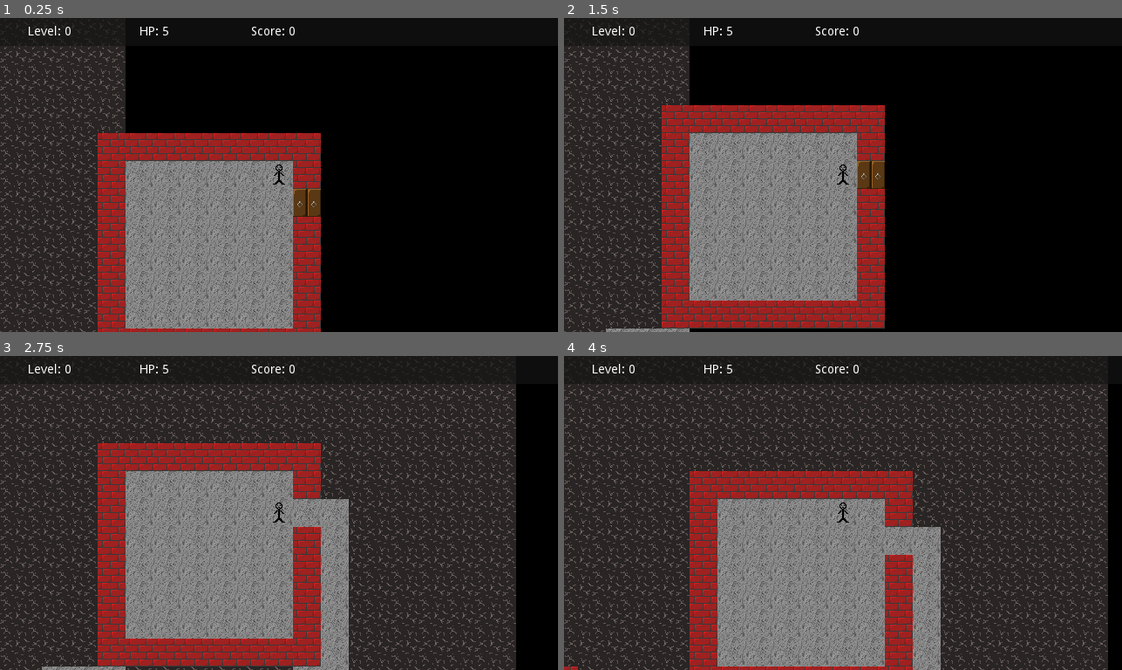
Above: before the commit, frames 1-4 (two rows, left to right).
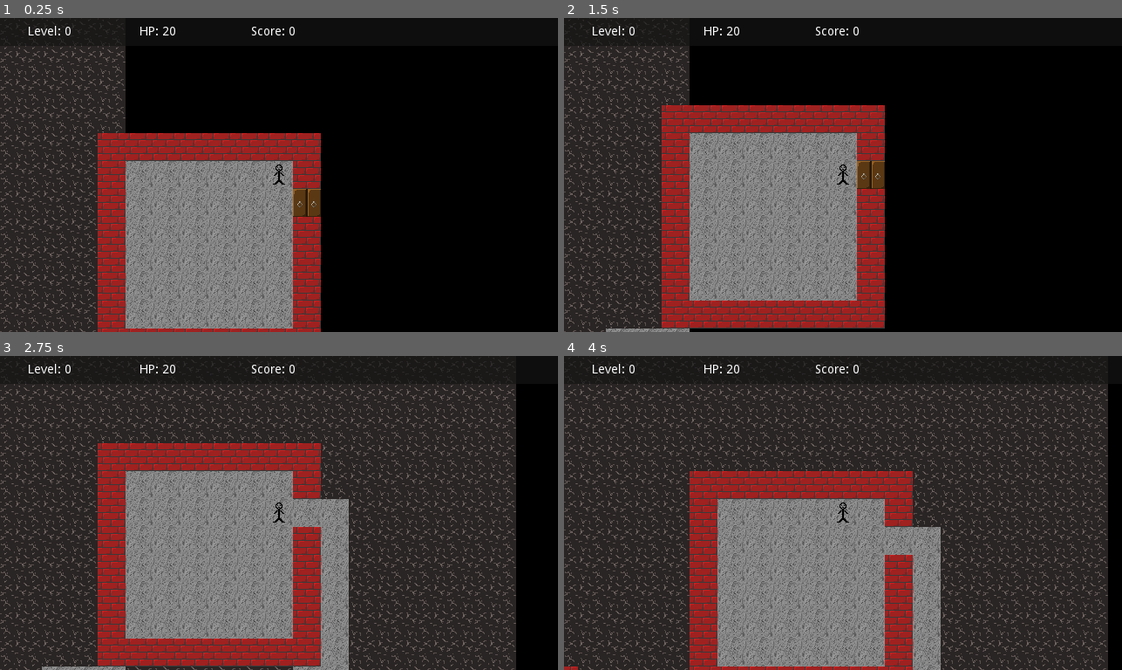
Above: after the commit, the same moments.

Repository: spfaus/web-game
Game: Godot game, scene res://Game.tscn
The game is run twice, just before and just after one commit, with the same random seed, the same clock (stepped at 60 frames per second) and the same inputs.
Inputs:
- Up to frame 1 (0.25 s): no input
- Up to frame 2 (1.5 s): tap Enter at 0.5 s; hold Right (Right) 0.53-1.28 s; tap Space at 1.25 s; hold Down (Down) from 1.28 s (still down)
- Up to frame 3 (2.75 s): tap Enter at 2 s; release Down (Down) at 2.03 s; hold Right (Right) from 2.03 s (still down)
- Up to frame 4 (4 s): tap Space at 2.75 s; release Right (Right) at 2.78 s; hold Up (Up) 2.78-3.53 s; tap Enter at 3.5 s; hold Left (Left) from 3.53 s (still down)

The runs differ from the first frame. In frame 1, less than 0.1% of the frame differs, in the area x 29-32%, y 2-6%; in frame 2, less than 0.1%; in frame 3, less than 0.1%; in frame 4, less than 0.1%.

Commit message:
Change player start HP to 20

Diff:
--- a/Game.gd
+++ b/Game.gd
@@ -14,7 +14,7 @@
 const LEVEL_ENEMY_COUNTS := [5, 8, 12, 18, 26]
 const MIN_ROOM_DIMENSION := 5
 const MAX_ROOM_DIMENSION := 8
-const PLAYER_START_HP := 5
+const PLAYER_START_HP := 20
 
 enum Tile {Stone, Floor, Wall, Door, Ladder}
 
